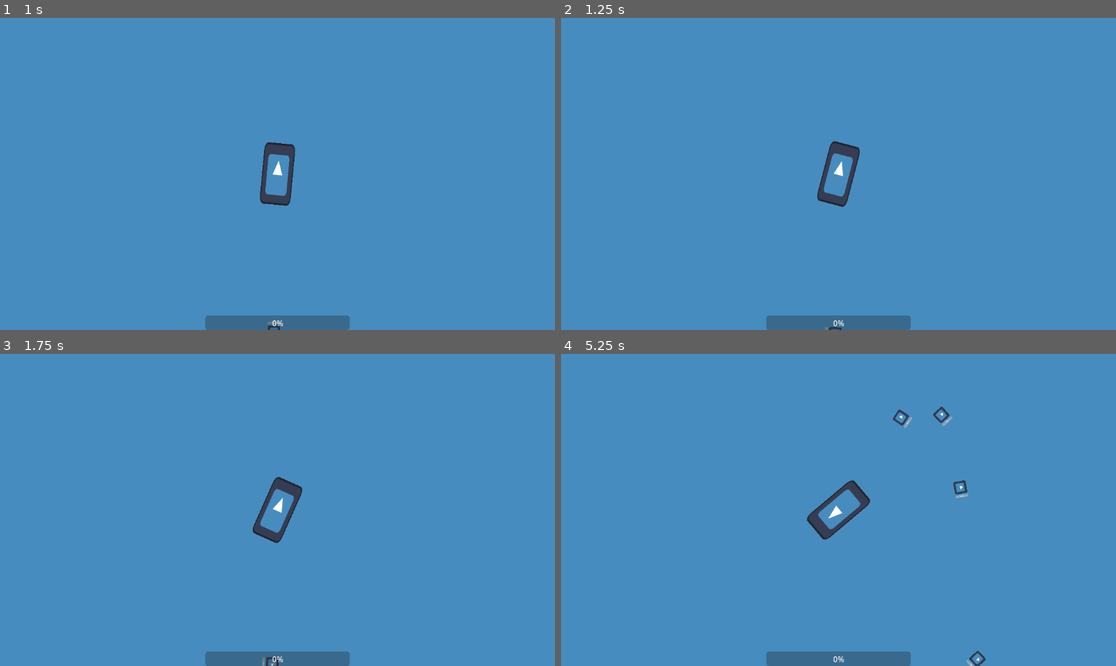
Above: before the commit, frames 1-4 (two rows, left to right).
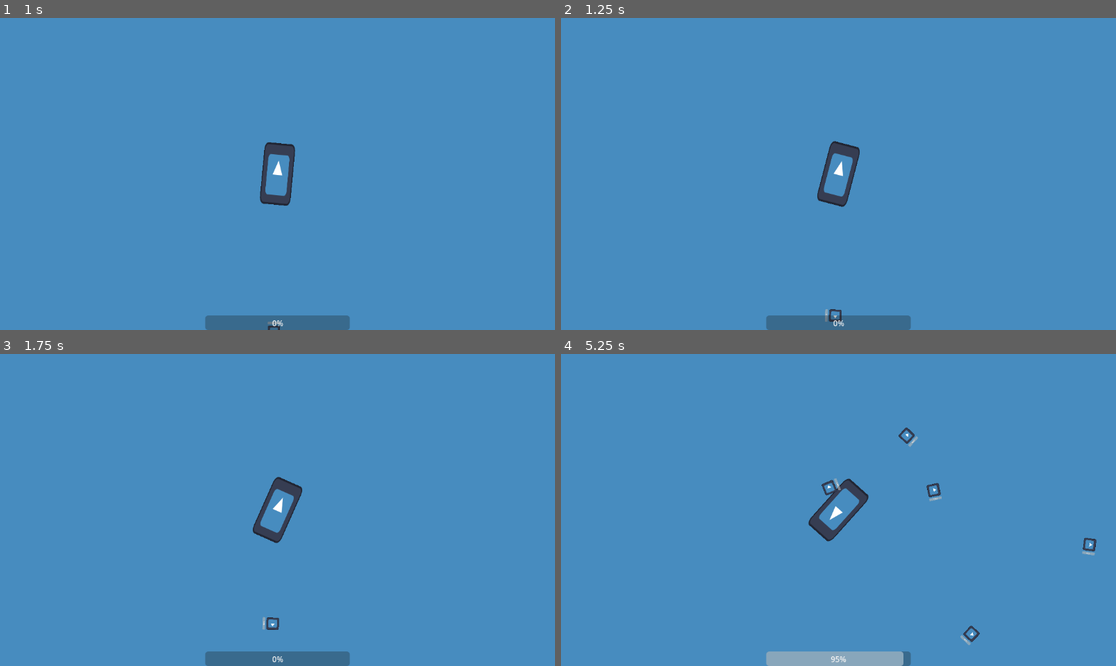
Above: after the commit, the same moments.

Repository: LeBulldoge/torqueterror
Game: Godot game, scene res://Main.tscn
The game is run twice, just before and just after one commit, with the same random seed, the same clock (stepped at 60 frames per second) and the same inputs. The engine's default icon, where the game draws it, is replaced by a stand-in: a white triangle on a blue panel in a dark square.
Inputs:
- Up to frame 1 (1 s): tap Enter at 0.5 s; hold D (steer_right) from 0.53 s (still down); tap S (decelerate) at 0.6 s
- Up to frame 2 (1.25 s): keep holding D (steer_right)
- Up to frame 3 (1.75 s): release D (steer_right) at 1.28 s; hold A (steer_left) from 1.28 s (still down); tap S (decelerate) at 1.35 s
- Up to frame 4 (5.25 s): release A (steer_left) at 2.03 s; hold D (steer_right) 2.03-2.78 s; tap S (decelerate) every 0.75 s from 2.1 to 5.1 s; hold W (accelerate) 2.78-3.53 s; hold A (steer_left) from 3.53 s (still down)

Frame 1 is identical in both runs. In frame 2, 0.1% of the frame differs, in the area x 47-51%, y 93-100%; in frame 3, 0.1%; in frame 4, 2.2%, in the area x 36-97%, y 16-100%.

Commit message:
Added ai modules

Diff:
--- a/Main.gd
+++ b/Main.gd
@@ -21,8 +21,6 @@
 
 
 func get_point_outside_viewport() -> Vector2:
-	var result := Vector2.ZERO
-
 	$SpawnPath.position = $Player.position
 	$SpawnPath/SpawnPoint.progress_ratio = randf()
 
@@ -34,7 +32,8 @@
 
 	enemy.target = $Player
 	enemy.speed = 200
-	enemy.damage = 1
+
+	enemy.weapon = Weapon.new(1, randi_range(0, Weapon.WeaponType.size() - 1))
 	enemy.health = Health.new(25)
 
 	enemy.global_position = get_point_outside_viewport()
--- /dev/null
+++ b/ai/ai_module.gd
@@ -0,0 +1,5 @@
+class_name AIModule
+extends Resource
+
+func perform(enemy: Enemy):
+	pass
--- /dev/null
+++ b/ai/attacker.gd
@@ -0,0 +1,25 @@
+class_name Attacker
+extends AIModule
+
+
+func perform(enemy: Enemy):
+	enemy.look_at(enemy.target.global_position)
+
+	if enemy.position.distance_to(enemy.target.position) < enemy.weapon.range:
+		shoot(enemy)
+	else:
+		walk(enemy)
+
+
+func shoot(enemy: Enemy):
+	if enemy.weapon.is_attack_on_cooldown():
+		return
+
+	enemy.weapon.attack(enemy.target.health)
+
+
+func walk(enemy: Enemy):
+	var delta = enemy.get_process_delta_time()
+	enemy.velocity = enemy.transform.x * enemy.speed * 50 * delta
+
+	enemy.move_and_slide()
--- /dev/null
+++ b/ai/attacker.tres
@@ -0,0 +1,6 @@
+[gd_resource type="Resource" script_class="Ranged" load_steps=2 format=3 uid="uid://ng1j5fewnk7l"]
+
+[ext_resource type="Script" path="res://ai/attacker.gd" id="1_a81wu"]
+
+[resource]
+script = ExtResource("1_a81wu")
--- a/enemy/Enemy.tscn
+++ b/enemy/Enemy.tscn
@@ -1,12 +1,15 @@
-[gd_scene load_steps=4 format=3 uid="uid://cvcqrhnsop3m7"]
+[gd_scene load_steps=5 format=3 uid="uid://cvcqrhnsop3m7"]
 
 [ext_resource type="Script" path="res://enemy/enemy.gd" id="1_onqrk"]
 [ext_resource type="Texture2D" uid="uid://bqs2kod2xac7k" path="res://icon.svg" id="2_3pnbj"]
+[ext_resource type="Resource" uid="uid://ng1j5fewnk7l" path="res://ai/attacker.tres" id="2_fh1ns"]
 
-[sub_resource type="RectangleShape2D" id="RectangleShape2D_1hpug"]
+[sub_resource type="CircleShape2D" id="CircleShape2D_qy78n"]
+radius = 14.0357
 
 [node name="Enemy" type="CharacterBody2D" groups=["enemies"]]
 script = ExtResource("1_onqrk")
+ai_modules = Array[Resource("res://ai/ai_module.gd")]([ExtResource("2_fh1ns")])
 
 [node name="Sprite2D" type="Sprite2D" parent="."]
 rotation = -1.5708
@@ -14,7 +17,7 @@
 texture = ExtResource("2_3pnbj")
 
 [node name="CollisionShape2D" type="CollisionShape2D" parent="."]
-shape = SubResource("RectangleShape2D_1hpug")
+shape = SubResource("CircleShape2D_qy78n")
 
 [node name="HealthBar" type="ProgressBar" parent="."]
 anchors_preset = 5
--- a/enemy/enemy.gd
+++ b/enemy/enemy.gd
@@ -3,8 +3,11 @@
 
 
 @export var health: Health
+@export var weapon: Weapon
+
+@export var ai_modules: Array[AIModule]
+
 @export var speed := 0
-@export var damage := 0
 
 var target: Node2D
 
@@ -13,10 +16,11 @@
 	assert(target, "Enemy node requires a target")
 
 	$HealthBar.max_value = health.max_health
-
 	health.health_changed.connect(display_health)
 	health.death.connect(queue_free)
 	health.reset()
+
+	add_child(weapon.attack_timer)
 
 
 func display_health(health):
@@ -24,26 +28,21 @@
 
 
 func _process(delta):
-	if target != null:
-		look_at(target.global_position)
-	else:
-		rotate(deg_to_rad(5))
+	for module in ai_modules:
+		await module.perform(self)
 
 
-func _physics_process(delta):
-	if target == null:
-		return
-
-	var collision = move_and_collide(velocity)
-	if collision:
-		var obj = collision.get_collider()
-		if not obj.is_in_group("enemies") and "health" in obj:
-			var h = obj.health as Health
-			h.take_damage(damage)
-
-			var bounce_ratio = (h.max_health / health.max_health) * 0.2
-			velocity = velocity.bounce(collision.get_normal()) * bounce_ratio
-		else:
-			velocity = velocity.direction_to(transform.x)
-
-	velocity = lerp(velocity, transform.x * speed * delta, 1 * delta)
+#func _physics_process(delta):
+#	var collision = move_and_collide(velocity)
+#	if collision:
+#		var obj = collision.get_collider()
+#		if not obj.is_in_group("enemies") and "health" in obj:
+#			var h = obj.health as Health
+#			weapon.attack(health)
+#
+#			var bounce_ratio = (h.max_health / health.max_health) * 0.2
+#			velocity = velocity.bounce(collision.get_normal()) * bounce_ratio
+#		else:
+#			velocity = velocity.direction_to(transform.x)
+#
+#	velocity = lerp(velocity, transform.x * speed * delta, 1 * delta)
--- /dev/null
+++ b/resources/weapon.gd
@@ -0,0 +1,31 @@
+class_name Weapon
+extends Resource
+
+enum WeaponType { Melee, Ranged }
+
+@export var damage := 0
+@export var type: WeaponType
+@export var range := 0
+@export var attack_cooldown = 1
+
+var attack_timer = Timer.new()
+
+func _init(new_damage: int = 0, new_type: WeaponType = WeaponType.Melee):
+	damage = new_damage
+	type = new_type
+
+	match type:
+		WeaponType.Melee: range = 50
+		WeaponType.Ranged: range = 200
+	attack_timer.wait_time = attack_cooldown
+	attack_timer.one_shot = true
+
+
+func attack(health: Health):
+	attack_timer.start()
+	health.take_damage(damage)
+
+	return attack_timer.timeout
+
+func is_attack_on_cooldown():
+	return not attack_timer.is_stopped()
--- a/vehicle/Player.gd
+++ b/vehicle/Player.gd
@@ -5,7 +5,6 @@
 
 func _ready():
 	health.reset()
-	health.death.connect(queue_free)
 
 
 func _input(event):
--- a/vehicle/Player.tscn
+++ b/vehicle/Player.tscn
@@ -19,3 +19,4 @@
 
 [node name="CollisionShape2D" type="CollisionShape2D" parent="."]
 shape = SubResource("RectangleShape2D_yyb6l")
+debug_color = Color(0, 0.6, 0.701961, 0.419608)
